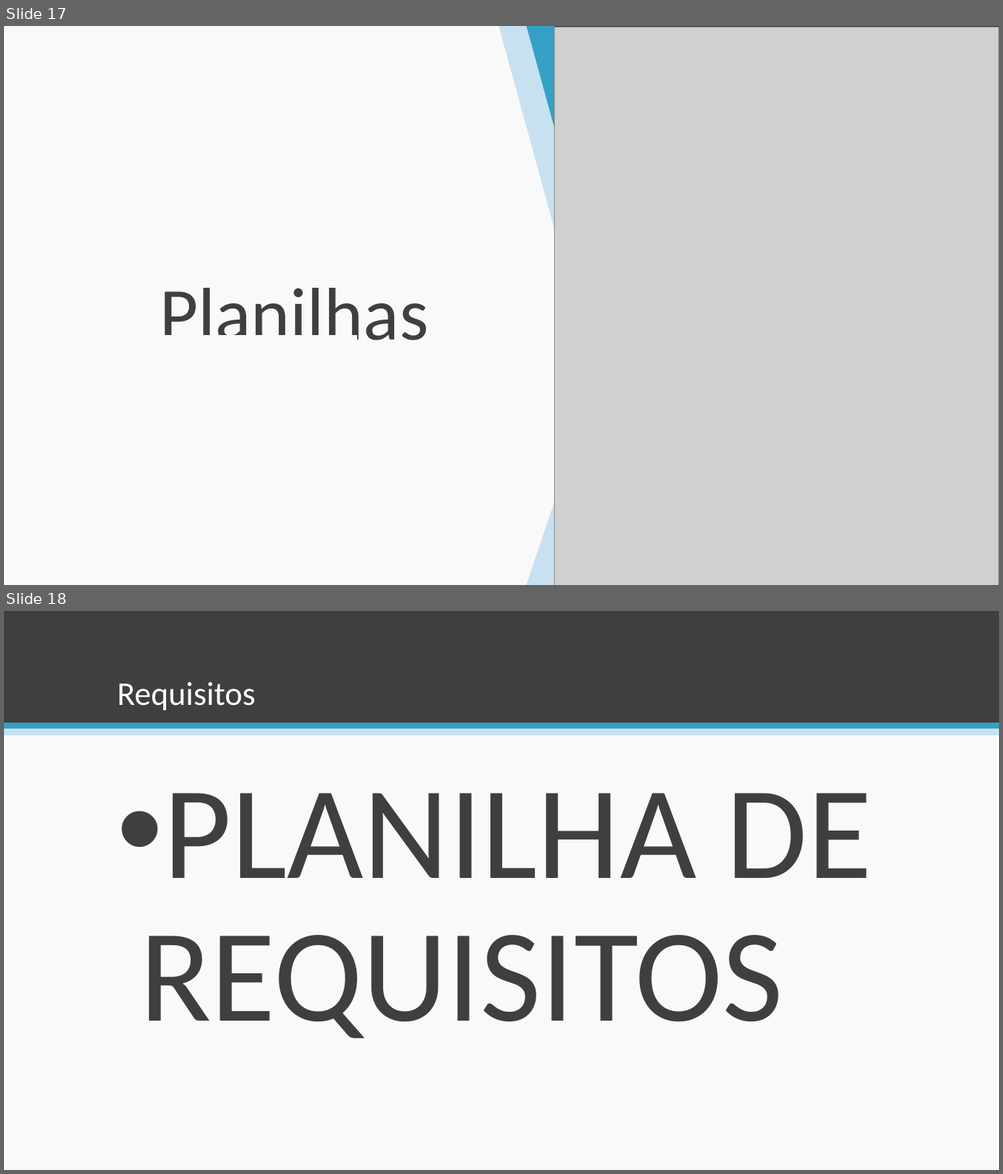
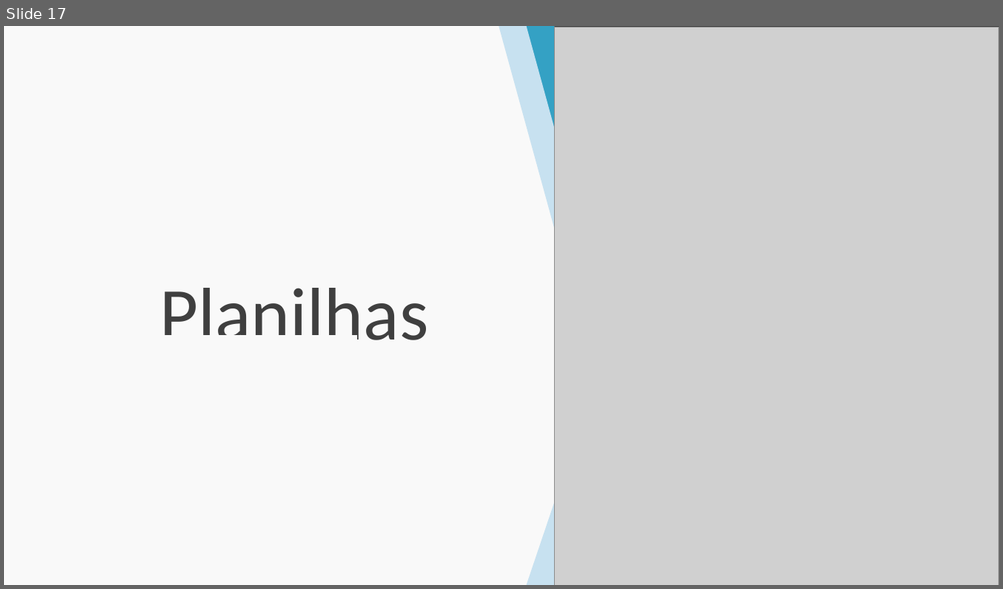
Before and after one commit to esteves-esta/TechHumi, a slide deck: documentacao/Apresentação.pptx. Shown one above the other, each under a label of ours: slides 17 and 18 before the commit, slide 17 after it. The pictures are 1003x1174 and 1003x589 pixels, drawn with LibreOffice and Linux fonts; fonts in the diff are those of the drawing; grey boxes stand for pictures; background and template pictures are left out. Boxes give left, top, right and bottom in pixels: in the first picture for what was removed or moved away, otherwise in the second. Text is boxed around its words. In the diff, an @@ line names an element or a change of style, - is before the commit and + after.

```diff
--- a/documentacao/Apresentação.pptx
+++ b/documentacao/Apresentação.pptx
@@ slide 18 removed at box(4, 611, 999, 1170), background #F9F9F9 @@
@@ rectangle removed at box(4, 611, 999, 723) @@
@@ title removed at box(117, 682, 256, 711) @@
-Requisitos
@@ rectangle removed at box(4, 723, 999, 729) @@
@@ rectangle removed at box(4, 729, 999, 735) @@
@@ text removed at box(139, 793, 872, 1039) @@
-• PLANILHA DE REQUISITOS
```
Also in this commit, not shown: 1 slide changed, 10 slides added, 2 other slides removed, 4 other files.
